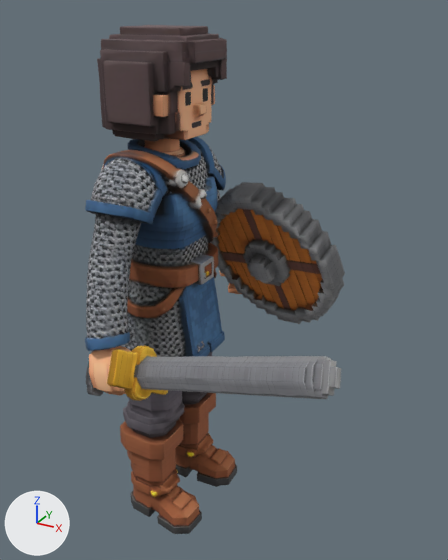
What one commit did to the glTF model arte/final/3d/tessa-golpe-espada-escudo.glb.
The view is the same before and after, from a camera (50 mm lens) standing at (1.159, -1.705, 1.852) and looking at (0.225, -0.007, 1.003). Every picture has the same lights, and +X, +Y and +Z are marked at lower left. The first picture is the older version.

Script lines for the objects in view, before the commit:
```python
me_espada_longa_tripo_mesh_47a4e4f4_0961_47c4_b1dc_98b43a208313 = bpy.data.meshes.new('espada-longa_tripo_mesh_47a4e4f4-0961-47c4-b1dc-98b43a208313')
me_espada_longa_tripo_mesh_47a4e4f4_0961_47c4_b1dc_98b43a208313.from_pydata(...)  # 1268 vertices, 2532 faces; spans x -0.084..0.084, y -0.108..0.108, z -0.5..0.5
me_espada_longa_tripo_mesh_47a4e4f4_0961_47c4_b1dc_98b43a208313.materials.append(mat_tripo_material_47a4e4f4_0961_47c4_b1dc_98b43a208313)  # picture img_color_47a4e4f4_0961_47c4_b1dc_98b43a208313
ob_escudo_redondo = bpy.data.objects.new('escudo-redondo', None)
ob_escudo_redondo.parent = ob_node3d_7
ob_escudo_redondo.location = (0.0, -0.269, 0.0)
ob_escudo_redondo.scale = (0.6, 0.6, 0.6)
ob_node3d_5 = bpy.data.objects.new('_Node3D_5', None)
ob_node3d_5.location = (0.062, -0.424, 0.817)
ob_node3d_5.rotation_euler = (0.946, -0.904, 1.882)  # degrees (54, -52, 108)
ob_tripo_node_47a4e4f4_0961_47c4_b1dc_98b43a208313 = bpy.data.objects.new('tripo_node_47a4e4f4-0961-47c4-b1dc-98b43a208313', me_espada_longa_tripo_mesh_47a4e4f4_0961_47c4_b1dc_98b43a208313)
ob_tripo_node_47a4e4f4_0961_47c4_b1dc_98b43a208313.parent = ob_espada_longa
ob_tripo_node_47a4e4f4_0961_47c4_b1dc_98b43a208313.location = (0.0, 0.0, 0.0)
# also in view: 'tripo_node_bd61e567-c1a6-492d-8146-6801540c62d1' at (0.0, 0.0, 0.9); 'tripo_node_6fd80911-b50f-46ec-a822-4b7967e26766' at (0.273, 0.278, 1.0)
```
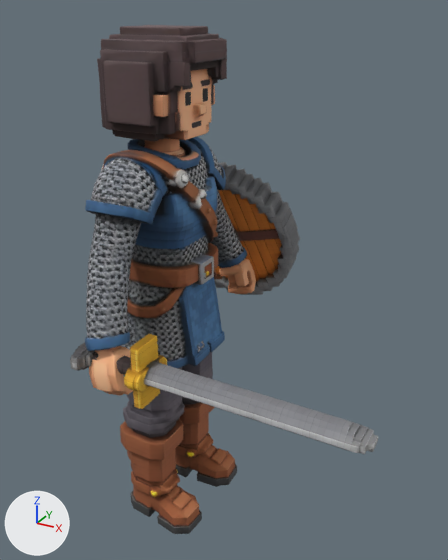
ob_escudo_redondo is not drawn itself; it is the parent of ob_tripo_node_6fd80911_b50f_46ec_a822_4b7967e26766.
ob_node3d_5 is not drawn itself; it is the parent of ob_espada_longa.

Changed parts and their boxes (x1, y1, x2, y2) in the pictures (448 x 560 px):
```json
{"object": "tripo_node_47a4e4f4-0961-47c4-b1dc-98b43a208313", "change": "moved, turned", "before": [86, 346, 341, 401], "after": [70, 334, 378, 454]}
{"object": "tripo_node_6fd80911-b50f-46ec-a822-4b7967e26766", "change": "moved, rescaled", "before": [210, 182, 345, 324], "after": [214, 162, 300, 295]}
```

Scene script edits in JSON lines:
```json
{"op": "set", "path": "ob_escudo_redondo.parent", "old": "ob_node3d_7", "new": "ob_node3d_9"}
{"op": "set", "path": "ob_escudo_redondo.location", "old": "(0.0, -0.269, 0.0)", "new": "(0.0, 0.0, 0.0)"}
{"op": "set", "path": "ob_escudo_redondo.scale", "old": "(0.6, 0.6, 0.6)", "new": "(0.62, 0.62, 0.62)"}
{"op": "set", "path": "ob_node3d_5.location", "old": "(0.062, -0.424, 0.817)", "new": "(0.0509, -0.428, 0.861)"}
{"op": "set", "path": "ob_node3d_5.rotation_euler", "old": "(0.946, -0.904, 1.882)", "new": "(-1.571, 0.0, -1.571)", "note": "degrees (54, -52, 108) -> degrees (-90, 0, -90)"}
{"op": "add", "block": "ob_node3d_9", "code": ["ob_node3d_9 = bpy.data.objects.new('_Node3D_9', None)", "ob_node3d_9.parent = ob_node3d_8", "ob_node3d_9.location = (0.0, 0.0, 0.0)"]}
{"op": "add", "block": "ob_node3d_8", "code": ["ob_node3d_8 = bpy.data.objects.new('_Node3D_8', None)", "ob_node3d_8.location = (0.0114, 0.439, 1.013)", "ob_node3d_8.rotation_euler = (-0.244, -2.787, -1.485)  # degrees (-14, -160, -85)"]}
```
